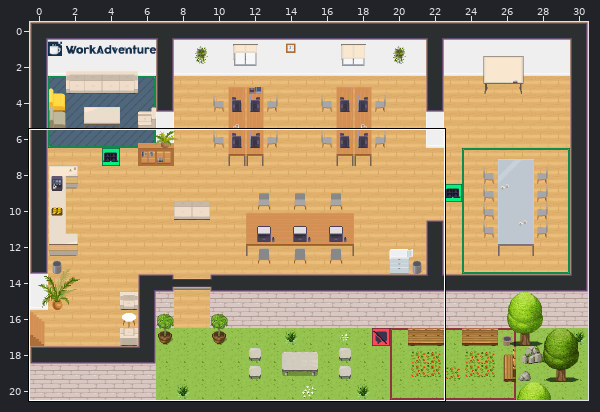
An edit to a level. Tiled map (JSON), office.tmj. The picture above shows the old version from afar; the outline marks the close-up.
Close-up. The starting point:
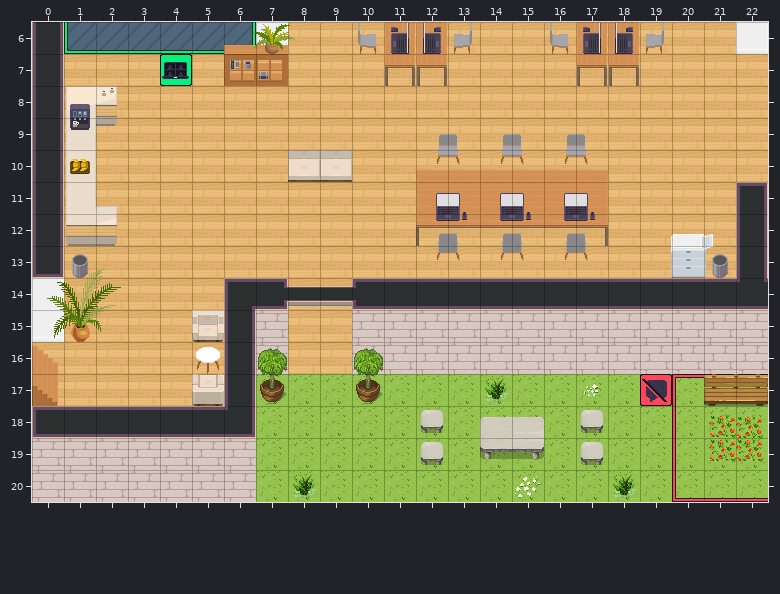
Cells are 32x32 px. Shown: x 0..22, y 6..20.
The same view after the edit:
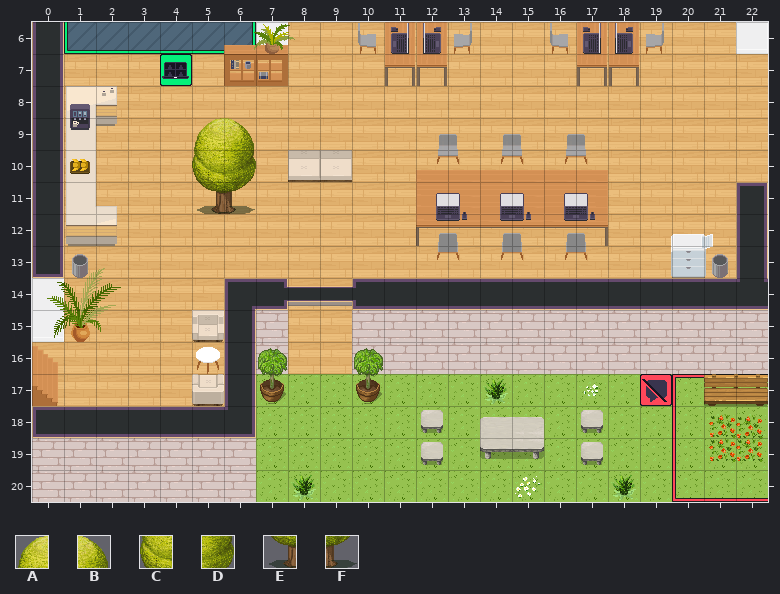
Key: from "WA_Exterior": A 6, B 7, C 31, D 32, E 56, F 57.
_ is an empty cell.
Message: Update office.tmj Added Tree with Collision Blocks
Difference:
Layer "furniture/furniture2":
There is now tile A in row 9 at x 5.
There is now tile B in row 9 at x 6.
There is now tile C in row 10 at x 5.
There is now tile D in row 10 at x 6.
There is now tile E in row 11 at x 5.
There is now tile F in row 11 at x 6.
